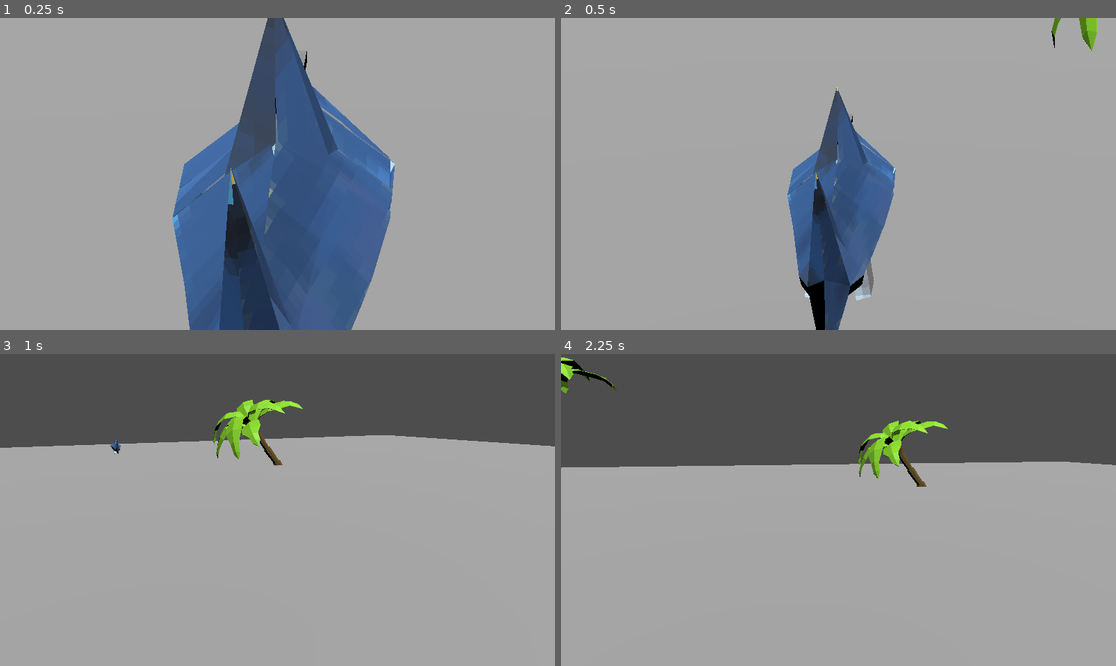
Above: before the commit, frames 1-4 (two rows, left to right).
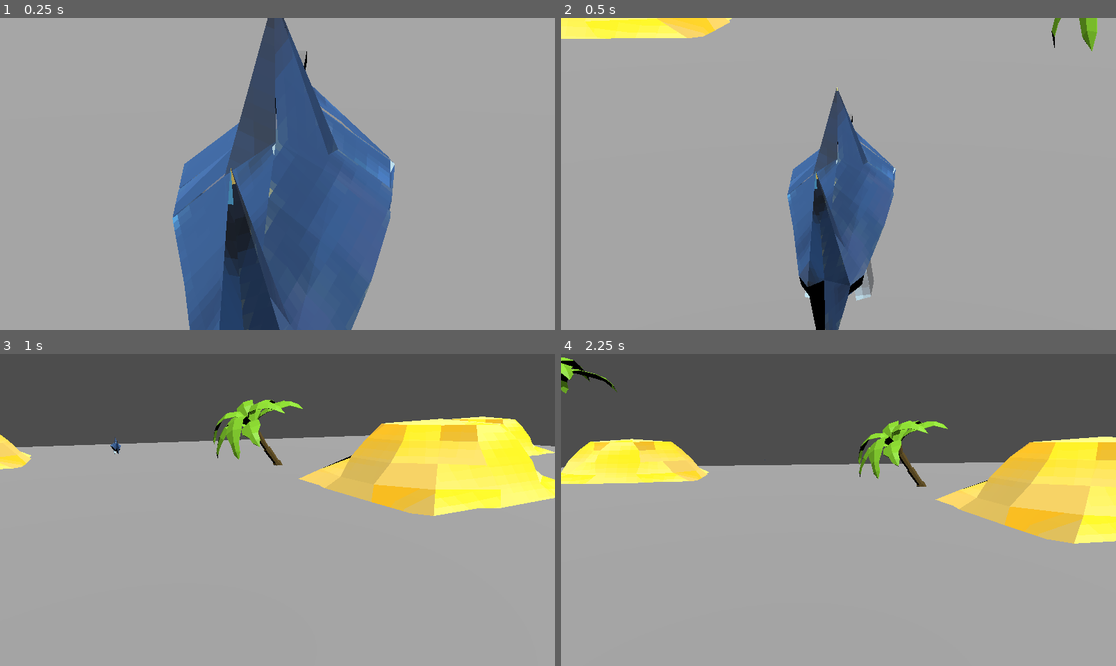
Above: after the commit, the same moments.

Repository: wallysaurus/shark-gaem
Game: Godot game, scene res://camera_3d.tscn
The game is run twice, just before and just after one commit, with the same random seed, the same clock (stepped at 60 frames per second) and the same inputs.
Inputs (mouse positions are in pixels of both pictures, inside the frame that each line leads up to):
- Up to frame 1 (0.25 s): no input
- Up to frame 2 (0.5 s): no input
- Up to frame 3 (1 s): tap Enter (ui_accept) at 0.5, 0.77 s; move the mouse to (305, 510) at 0.52 s; hold Up (ui_up) from 0.53 s (still down); hold F from 0.53 s (still down); click (305, 510) at 0.67 s
- Up to frame 4 (2.25 s): keep holding Up (ui_up); move the mouse to (810, 510) at 1.27 s; release F at 1.28 s; tap Space at 1.35 s; tap Enter (ui_accept) at 1.52, 2 s; move the mouse to (849, 503) at 2.02 s; hold F from 2.03 s (still down)

Frame 1 is identical in both runs. In frame 2, 1.8% of the frame differs, in the area x 0-31%, y 0-7%; in frame 3, 10%; in frame 4, 10%, in the area x 0-100%, y 26-61%.

Commit message:
height added

Diff:
--- a/GodotProject/camera_3d.tscn
+++ b/GodotProject/camera_3d.tscn
@@ -7,6 +7,7 @@
 [ext_resource type="Script" path="res://PlayerController.gd" id="5_lsy7m"]
 [ext_resource type="Script" path="res://addons/phantom_camera/scripts/phantom_camera/phantom_camera_3D.gd" id="6_apoac"]
 [ext_resource type="PackedScene" uid="uid://cwyyh553mfmw7" path="res://Palm Tree.gltf" id="7_emeix"]
+[ext_resource type="PackedScene" uid="uid://byt21qlf4owkv" path="res://island.model.gltf" id="8_dyeb3"]
 
 [sub_resource type="PhysicsMaterial" id="PhysicsMaterial_ea2qi"]
 
@@ -87,14 +88,41 @@
 [node name="Palm Tree" parent="." instance=ExtResource("7_emeix")]
 transform = Transform3D(1, 0, 0, 0, 1, 0, 0, 0, 1, -7.17242, -0.375374, -9.99713)
 
-[node name="Palm Tree" parent="Palm Tree" instance=ExtResource("7_emeix")]
+[node name="Palm Tree2" parent="Palm Tree" instance=ExtResource("7_emeix")]
 transform = Transform3D(1, 0, 0, 0, 1, 0, 0, 0, 1, -12.7732, -0.375374, 3.25142)
 
-[node name="Palm Tree" parent="Palm Tree/Palm Tree" instance=ExtResource("7_emeix")]
+[node name="Palm Tree" parent="Palm Tree/Palm Tree2" instance=ExtResource("7_emeix")]
 transform = Transform3D(1, 0, 0, 0, 1, 0, 0, 0, 1, 30.393, -0.375374, 12.457)
 
-[node name="Palm Tree" parent="Palm Tree/Palm Tree/Palm Tree" instance=ExtResource("7_emeix")]
-transform = Transform3D(1, 0, 0, 0, 1, 0, 0, 0, 1, -12.4239, -0.375374, 3.25142)
+[node name="Palm Tree" parent="Palm Tree/Palm Tree2/Palm Tree" instance=ExtResource("7_emeix")]
+transform = Transform3D(1, 0, 0, 0, 1, 0, 0, 0, 1, -12.4239, -0.375374, 3.25143)
 
-[node name="Palm Tree" parent="Palm Tree/Palm Tree/Palm Tree/Palm Tree" instance=ExtResource("7_emeix")]
+[node name="Palm Tree" parent="Palm Tree/Palm Tree2/Palm Tree/Palm Tree" instance=ExtResource("7_emeix")]
 transform = Transform3D(0.836898, -0.547359, 0, 0.547359, 0.836898, 0, 0, 0, 1, 7.98241, -0.375374, -19.1807)
+
+[node name="Hill" parent="." instance=ExtResource("8_dyeb3")]
+transform = Transform3D(6.70732, 0, 0, 0, 3.21394, 0, 0, 0, 5.59629, 13.7201, -0.950188, 7.53316)
+
+[node name="Hill2" parent="." instance=ExtResource("8_dyeb3")]
+transform = Transform3D(6.70732, 0, 0, 0, 3.21394, 0, 0, 0, 5.59629, -12.8816, -0.950188, 15.3514)
+
+[node name="Hill3" parent="." instance=ExtResource("8_dyeb3")]
+transform = Transform3D(6.70732, 0, 0, 0, 3.21394, 0, 0, 0, 5.59629, -12.8816, -0.950188, -4.53803)
+
+[node name="Hill4" parent="." instance=ExtResource("8_dyeb3")]
+transform = Transform3D(6.70732, 0, 0, 0, 3.21394, 0, 0, 0, 5.59629, 7.42735, -0.950188, -4.53803)
+
+[node name="Hill5" parent="." instance=ExtResource("8_dyeb3")]
+transform = Transform3D(6.70732, 0, 0, 0, 3.21394, 0, 0, 0, 5.59629, 3.93532, -0.950188, 18.0999)
+
+[node name="Hill6" parent="." instance=ExtResource("8_dyeb3")]
+transform = Transform3D(6.70732, 0, 0, 0, 3.21394, 0, 0, 0, 5.59629, -0.561974, -0.950188, 6.20839)
+
+[node name="Hill7" parent="." instance=ExtResource("8_dyeb3")]
+transform = Transform3D(6.70732, 0, 0, 0, 3.21394, 0, 0, 0, 5.59629, 17.6602, -0.950188, 17.1813)
+
+[node name="Hill8" parent="." instance=ExtResource("8_dyeb3")]
+transform = Transform3D(6.70732, 0, 0, 0, 3.21394, 0, 0, 0, 5.59629, 17.6602, -0.950188, -10.2099)
+
+[node name="Hill9" parent="." instance=ExtResource("8_dyeb3")]
+transform = Transform3D(6.70732, 0, 0, 0, 3.21394, 0, 0, 0, 5.59629, -6.83947, -0.950188, -16.5173)
Not shown: 1 places in GodotProject/camera_3d.tscn that only renumber resources
Not shown, added: GodotProject/island.model.gltf
Not shown, added: GodotProject/island.model.gltf.import
Binary file added: GodotProject/island_0.png
Not shown, added: GodotProject/island_0.png.import
Not shown, changed: Blockbench Assets/island.model.bbmodel
Not shown, added: Blockbench Assets/island.model.gltf
